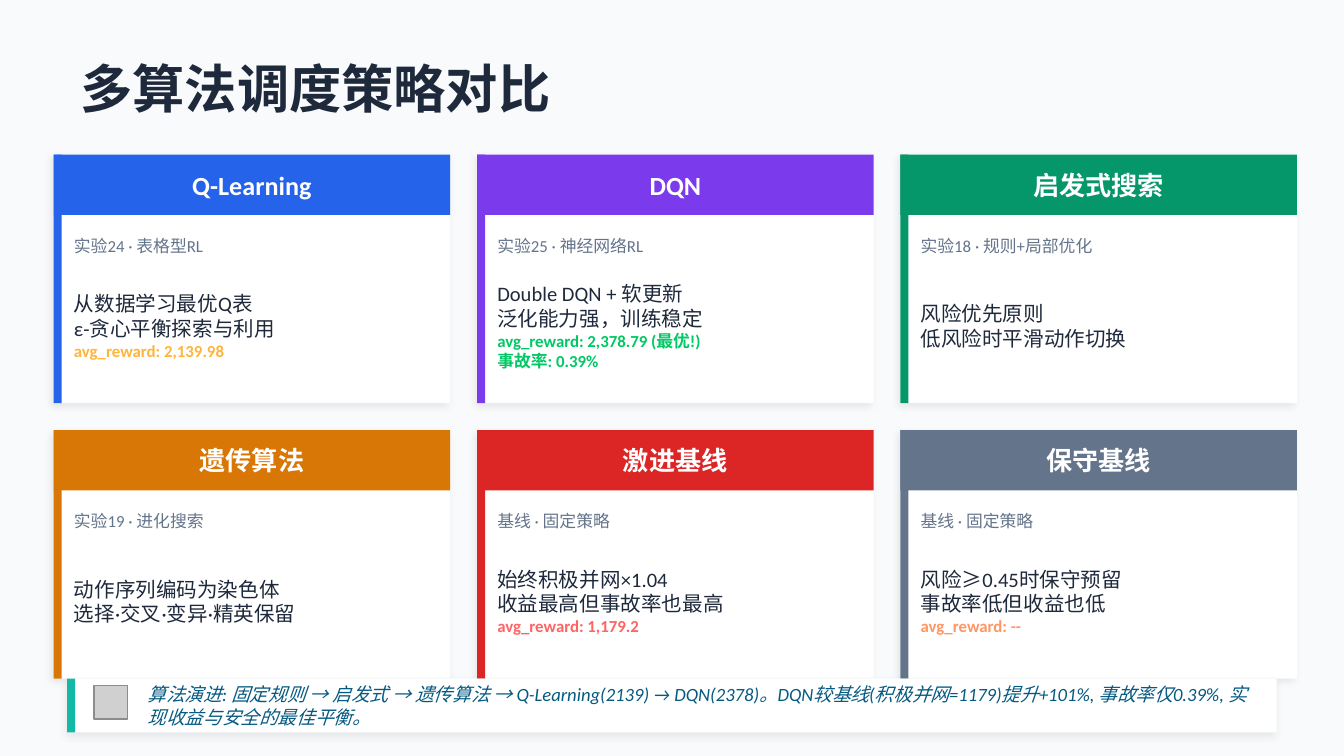
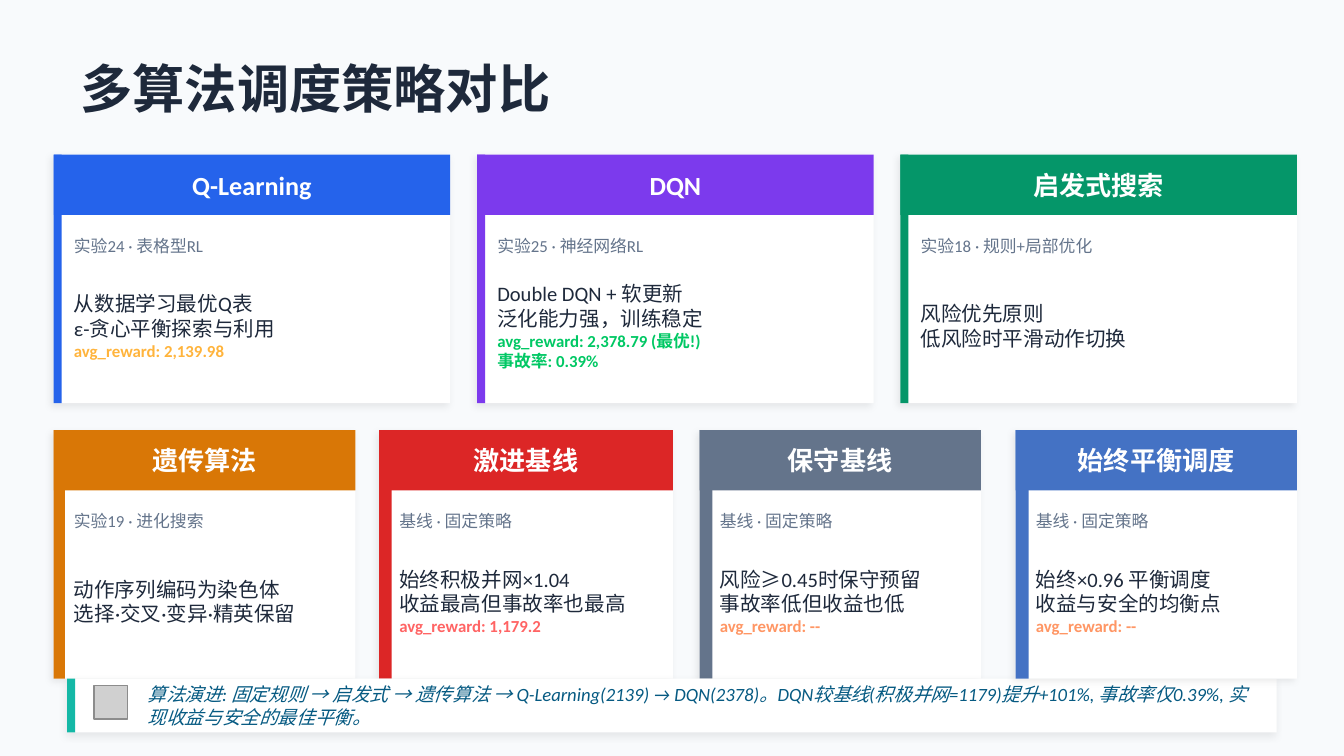
Before and after one commit to VegetableoVoBird/wind-power-forecasting-rl-dispatch, a slide deck: slide 12 of 海上风电多算法智能体系统_汇报 .pptx. Drawn at 1344x756 pixels with LibreOffice and Linux fonts; fonts in the diff are those of the drawing; grey boxes stand for pictures. Boxes give left, top, right and bottom in pixels: in the first picture for what was removed or moved away, otherwise in the second. Text is boxed around its words. In the diff, an @@ line names an element or a change of style, - is before the commit and + after.

```diff
--- a/海上风电多算法智能体系统_汇报 .pptx
+++ b/海上风电多算法智能体系统_汇报 .pptx
@@ text "遗传算法" moved from (x1=200, y1=447, x2=305, y2=473) to (x1=152, y1=447, x2=257, y2=473) @@
@@ rectangle resized from (x1=54, y1=430, x2=450, y2=679) to (x1=54, y1=430, x2=356, y2=679) @@
@@ rectangle resized from (x1=54, y1=430, x2=450, y2=491) to (x1=54, y1=430, x2=356, y2=491) @@
@@ text "激进基线" moved from (x1=623, y1=447, x2=728, y2=473) to (x1=474, y1=447, x2=579, y2=473) @@
@@ rectangle resized from (x1=477, y1=430, x2=485, y2=679) to (x1=379, y1=430, x2=391, y2=679) @@
@@ rectangle resized from (x1=477, y1=430, x2=874, y2=679) to (x1=379, y1=430, x2=673, y2=679) @@
@@ rectangle resized from (x1=477, y1=430, x2=874, y2=491) to (x1=379, y1=430, x2=673, y2=491) @@
@@ text "保守基线" moved from (x1=1046, y1=447, x2=1151, y2=473) to (x1=788, y1=447, x2=893, y2=473) @@
@@ rectangle resized from (x1=900, y1=430, x2=909, y2=679) to (x1=700, y1=430, x2=714, y2=679) @@
@@ rectangle resized from (x1=900, y1=430, x2=1297, y2=679) to (x1=700, y1=430, x2=981, y2=679) @@
@@ rectangle resized from (x1=900, y1=430, x2=1297, y2=491) to (x1=700, y1=430, x2=981, y2=491) @@
@@ rectangle added at (x1=1016, y1=430, x2=1297, y2=679), fill #FFFFFF @@
@@ rectangle added at (x1=1016, y1=430, x2=1030, y2=679), fill #4472C4 @@
@@ rectangle added at (x1=1016, y1=430, x2=1297, y2=491), fill #4472C4 @@
@@ text added at (x1=1078, y1=447, x2=1235, y2=473), 14 pt, text #FFFFFF, bold @@
+始终平衡调度
@@ text "基线 · 固定策略" moved from (x1=497, y1=513, x2=610, y2=529) to (x1=399, y1=513, x2=512, y2=529) @@
@@ text "基线 · 固定策略" moved from (x1=921, y1=513, x2=1033, y2=529) to (x1=720, y1=513, x2=832, y2=529) @@
@@ text added at (x1=1036, y1=513, x2=1148, y2=529), 9 pt, text #64748B @@
+基线 · 固定策略
@@ text "始终积极并网×1.04" moved from (x1=497, y1=569, x2=723, y2=635) to (x1=399, y1=569, x2=625, y2=635) @@
@@ text "风险≥0.45时保守预留" moved from (x1=921, y1=569, x2=1122, y2=635) to (x1=720, y1=569, x2=921, y2=635) @@
@@ text added at (x1=1036, y1=570, x2=1221, y2=635), 11 pt, text #1E293B @@
+始终×0.96 平衡调度
+收益与安全的均衡点
+avg_reward: --
```
Also in this commit, not shown: 2 other slides changed, 1 slide added, 6 other files.
